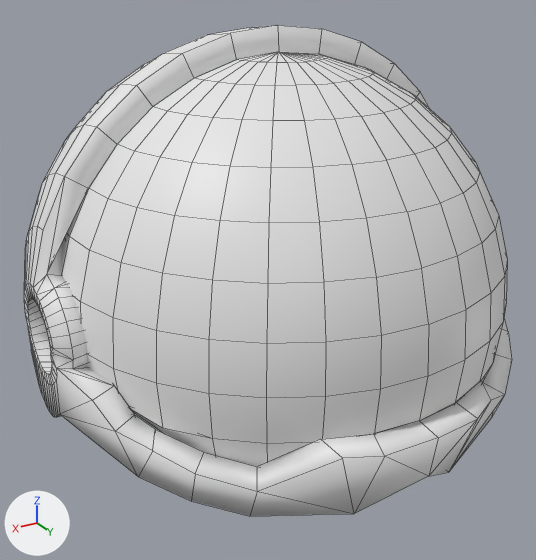
One commit to the FBX model Assets/Models/Player/helmet.fbx: the scene before it, then after it.
Both versions are drawn from a 50 mm camera at (1.64, 2.65, 1.34) aimed at (0.07, 0.03, 0.03). Every picture has the same lights, and +X, +Y and +Z are marked at lower left. Mesh edges are drawn as thin lines. Where no turn or scale is listed for an object, it has been applied to the vertices. Vertices at the same position are counted once.

Names of what the first picture shows: 'Glass', 'Shell'.
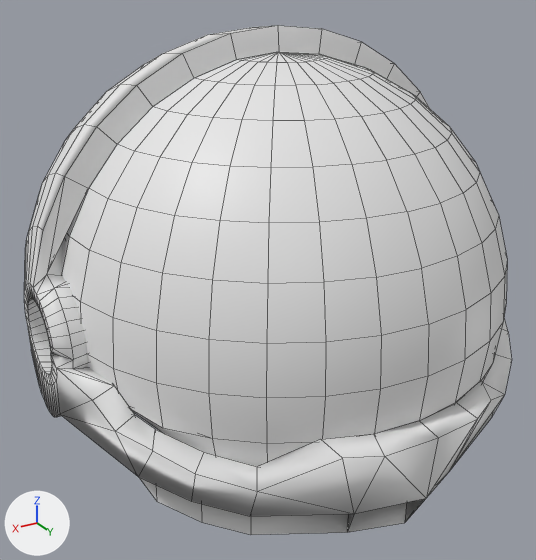
Commit message: PERLIN = BAD | Work on space helmet instead

Where the newer file only moved an object's origin or applied its transform, the numbers keep the older frame.

Boxes [x1, y1, x2, y2] around the edits, measured in the pictures (536 x 560 px):
'Shell', reshaped: before [24, 25, 512, 516]; after [24, 25, 512, 535]
part 1 of me_sphere, built on: before [355, 419, 477, 513]; after [139, 419, 477, 535]

Patch to the scene script:
```diff
--- a/Assets/Models/Player/helmet.fbx.py
+++ b/Assets/Models/Player/helmet.fbx.py
@@ me_sphere @@
 # used by ob_shell; location = (0.0, 0.0, 0.0)
-me_sphere.from_pydata(...)  # 575 vertices, 616 faces; spans x -1.08..1.08, y -1.1..1.08, z -0.55..1.1
+me_sphere.from_pydata(...)  # 636 vertices, 680 faces; spans x -1.08..1.08, y -1.1..1.08, z -0.73..1.1
+# me_sphere part 1
+# 2 vertices are removed from x 0.0, y 0.95..1.05, z -0.39..-0.38
+# 8 faces are deleted
+# 11 vertices are added at x -0.35..0.35, y 0.9..1.05, z -0.68..-0.22
+# 8 new vertices lie (0.0, 0.0, -0.2) away from vertices in x -0.83..0.83, y 0.48..0.84, z -0.53..-0.36
+# 30 new faces join them
```
